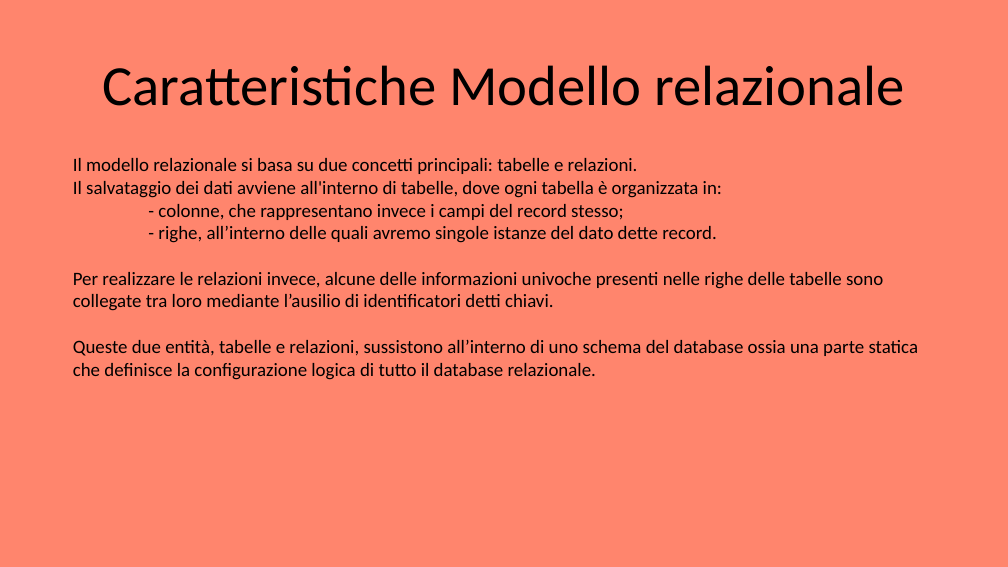
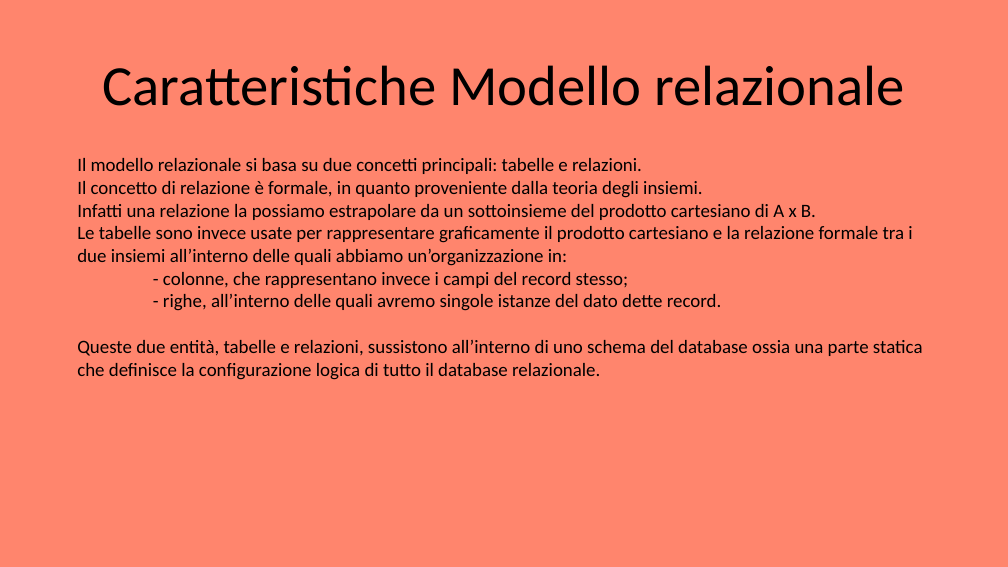
Before and after one commit to EmanueleCitarella/presentationAS, a slide deck: slide 8 of Sql vs NoSql.pptx. Drawn at 1008x567 pixels with LibreOffice and Linux fonts; fonts in the diff are those of the drawing. Boxes give left, top, right and bottom in pixels: in the first picture for what was removed or moved away, otherwise in the second. Text is boxed around its words. In the diff, an @@ line names an element or a change of style, - is before the commit and + after.

```diff
--- a/Sql vs NoSql.pptx
+++ b/Sql vs NoSql.pptx
@@ text at [77, 181, 912, 266]: text changed @@
-Il salvataggio dei dati avviene all'interno di tabelle, dove ogni tabella è organizzata in:
+Il concetto di relazione è formale, in quanto proveniente dalla teoria degli insiemi.
+Infatti una relazione la possiamo estrapolare da un sottoinsieme del prodotto cartesiano di A x B.
+Le tabelle sono invece usate per rappresentare graficamente il prodotto cartesiano e la relazione formale tra i due insiemi all’interno delle quali abbiamo un’organizzazione in:
@@ text at [73, 272, 883, 311]: paragraph removed @@
-Per realizzare le relazioni invece, alcune delle informazioni univoche presenti nelle righe delle tabelle sono collegate tra loro mediante l’ausilio di identificatori detti chiavi.
```
Also in this commit, not shown: 4 other slides changed, 2 slides removed, 1 other file.
